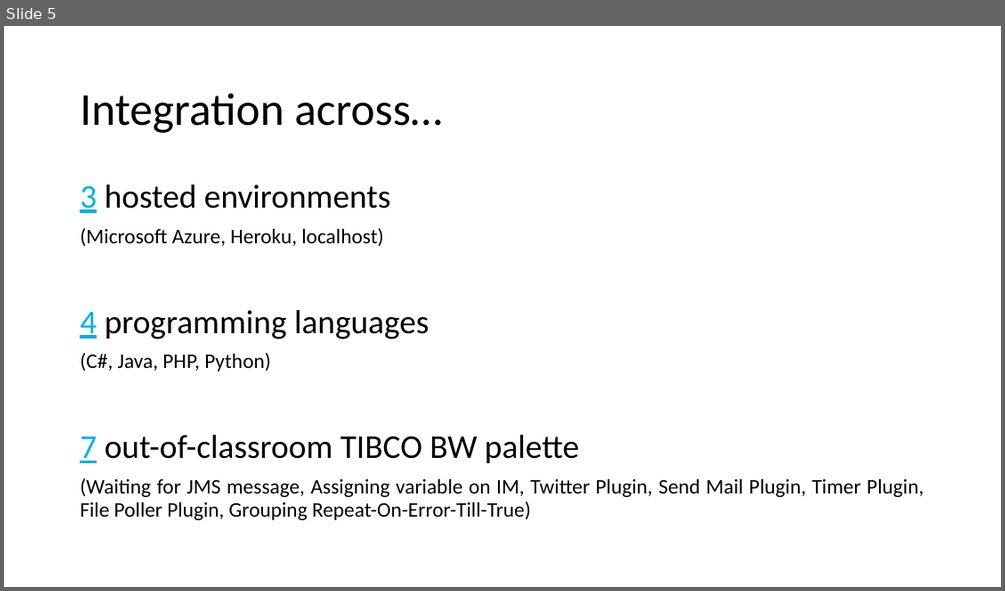
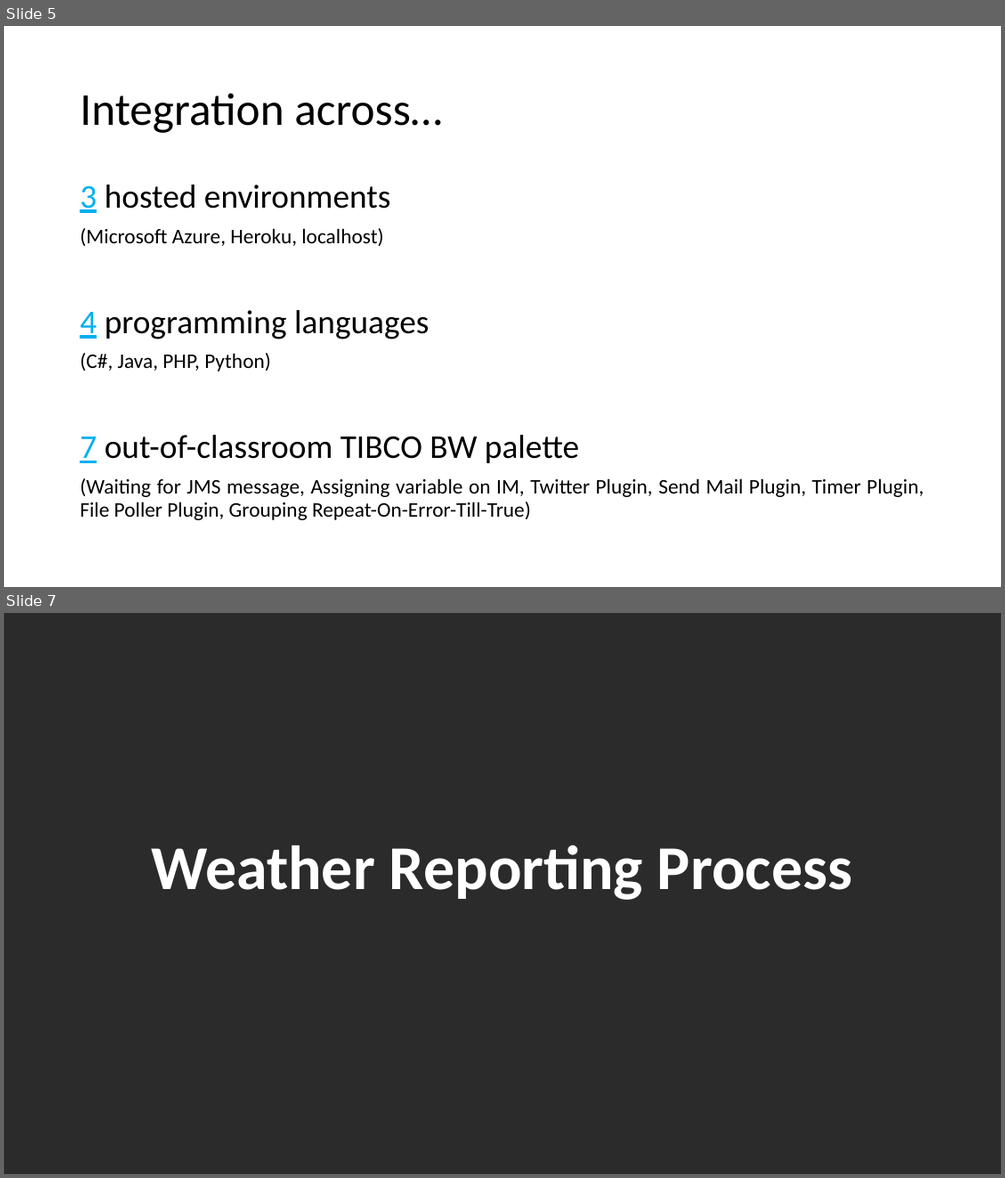
Before and after one commit to eugene-choy-2016/EI_Project, a slide deck: EI Presentation.pptx. Shown one above the other, each under a label of ours: slide 5 before the commit, slides 5 and 7 after it; the slides between them are not shown. The pictures are 1005x591 and 1005x1178 pixels, drawn with LibreOffice and Linux fonts; fonts in the diff are those of the drawing; background and template pictures are left out; a plain dark background stands for a picture behind light text. Boxes give left, top, right and bottom in pixels: in the first picture for what was removed or moved away, otherwise in the second. Text is boxed around its words. In the diff, an @@ line names an element or a change of style, - is before the commit and + after.

```diff
--- a/EI Presentation.pptx
+++ b/EI Presentation.pptx
@@ slide 7 added at [4,613,1001,1174], background picture (left out) @@
@@ title added at [151,845,852,900], 60 pt, text #FFFFFF, bold @@
+Weather Reporting Process
```
Also in this commit, not shown: 2 other slides added.
